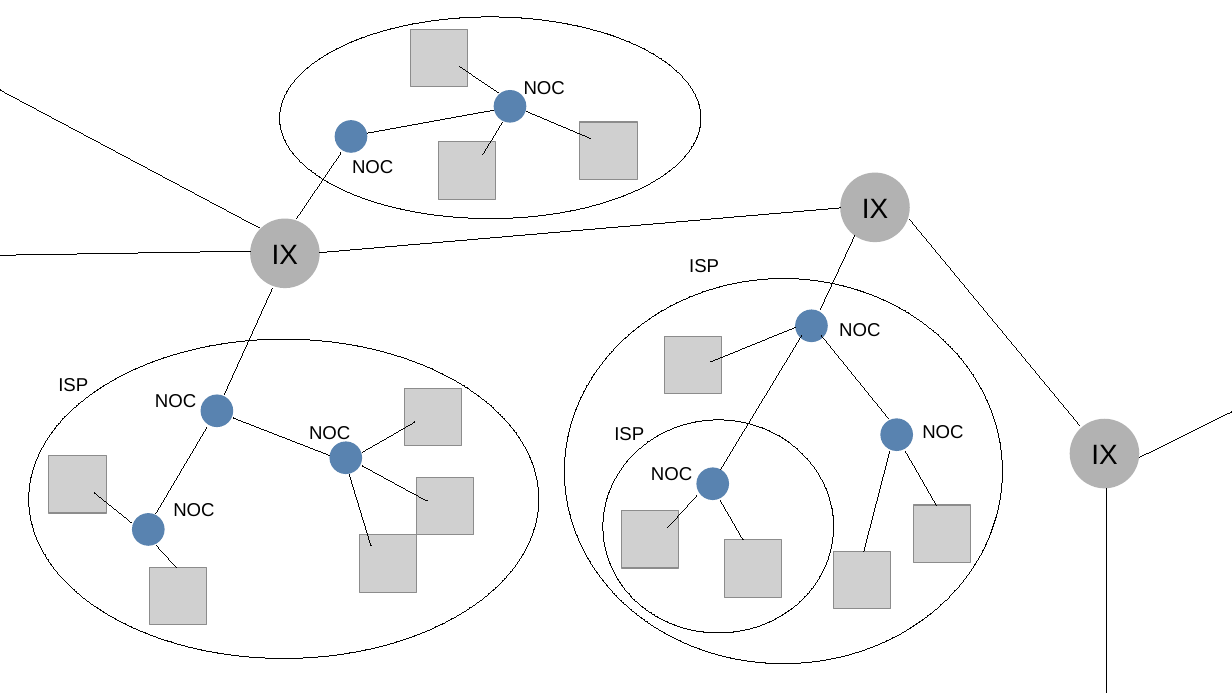
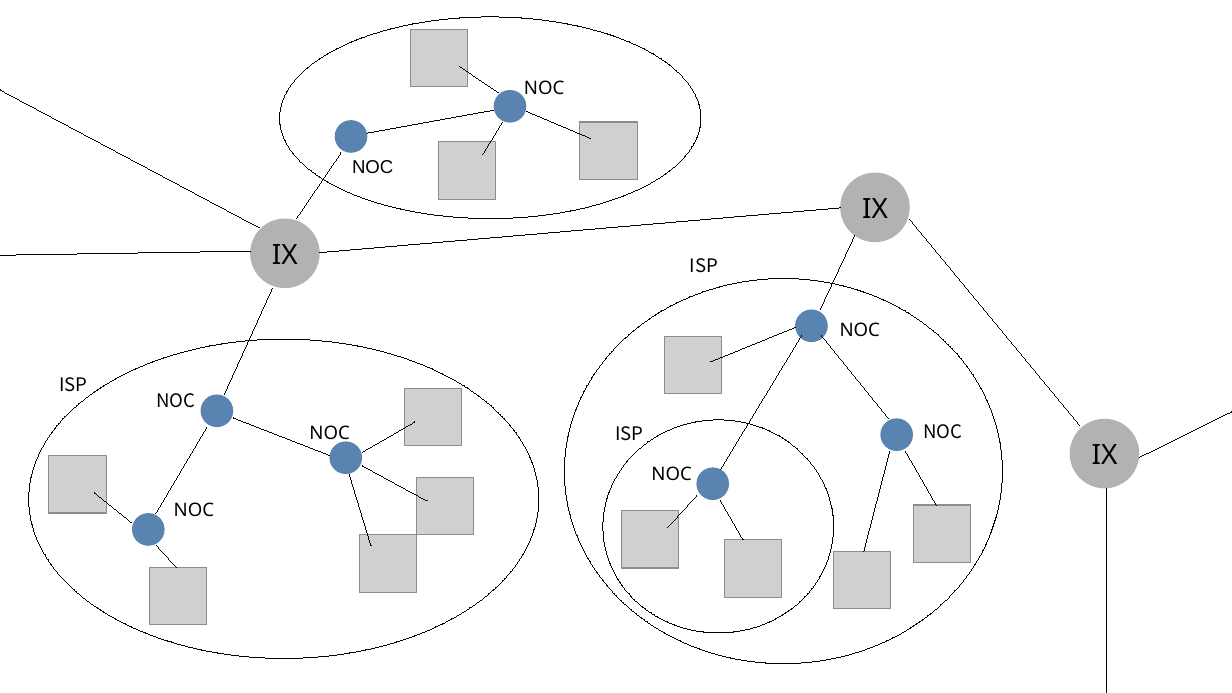
Before and after one commit to ichigo-1125/knowledge, a slide deck: slide 3 of assets/internet.odp. Drawn at 1232x693 pixels with LibreOffice and Linux fonts; fonts in the diff are those of the drawing; grey boxes stand for pictures. Boxes give left, top, right and bottom in pixels: in the first picture for what was removed or moved away, otherwise in the second. Text is boxed around its words. In the diff, an @@ line names an element or a change of style, - is before the commit and + after.

```diff
--- a/assets/internet.odp
+++ b/assets/internet.odp
@@ font Arial to Noto Sans in 8 elements at (x1=250, y1=219, x2=320, y2=288), (x1=841, y1=172, x2=910, y2=241), (x1=1070, y1=419, x2=1139, y2=489), (x1=174, y1=502, x2=214, y2=517), (x1=309, y1=425, x2=349, y2=444), (x1=651, y1=466, x2=691, y2=481), (x1=840, y1=322, x2=880, y2=337), (x1=524, y1=80, x2=564, y2=99) @@
@@ font Arial to Noto Sans CJK SC in 5 elements at (x1=156, y1=393, x2=195, y2=408), (x1=59, y1=377, x2=87, y2=392), (x1=690, y1=258, x2=718, y2=273), (x1=615, y1=426, x2=643, y2=441), (x1=923, y1=424, x2=962, y2=439) @@
```
Also in this commit, not shown: 4 other slides changed, 2 slides added, 14 other files.
